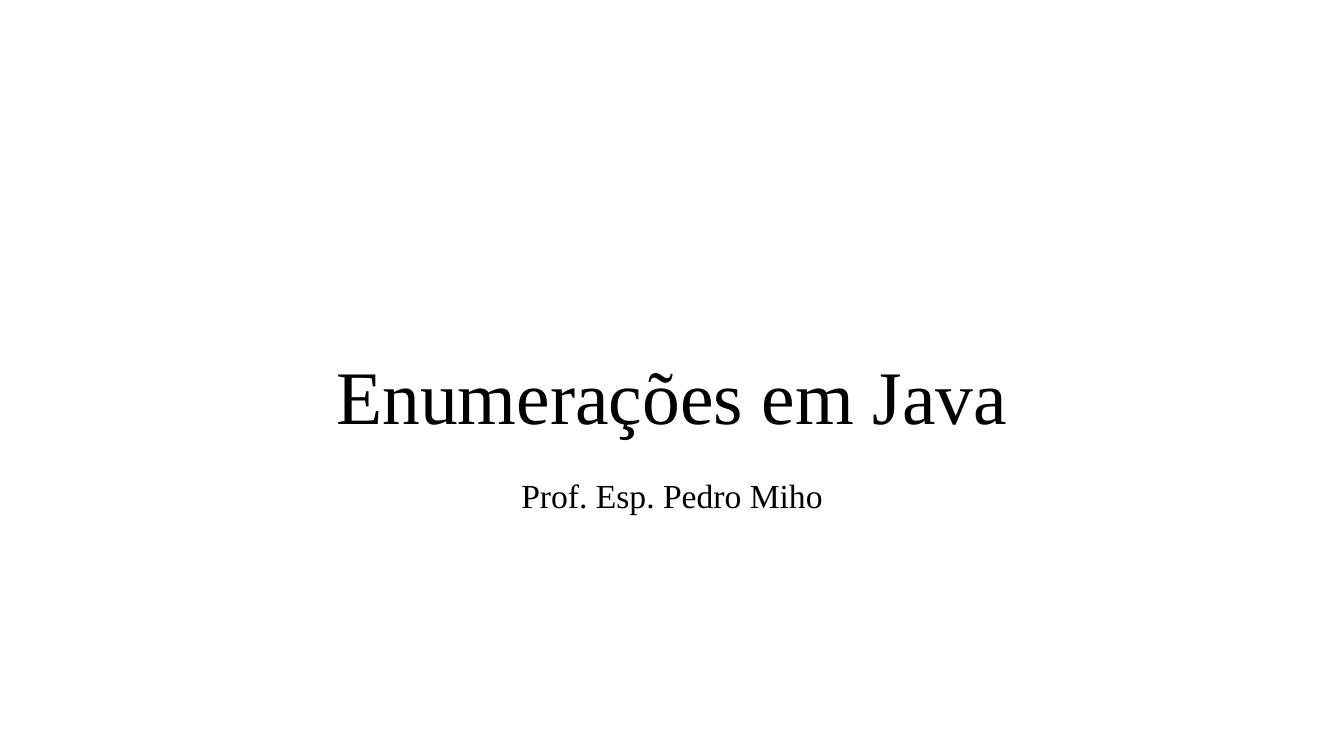
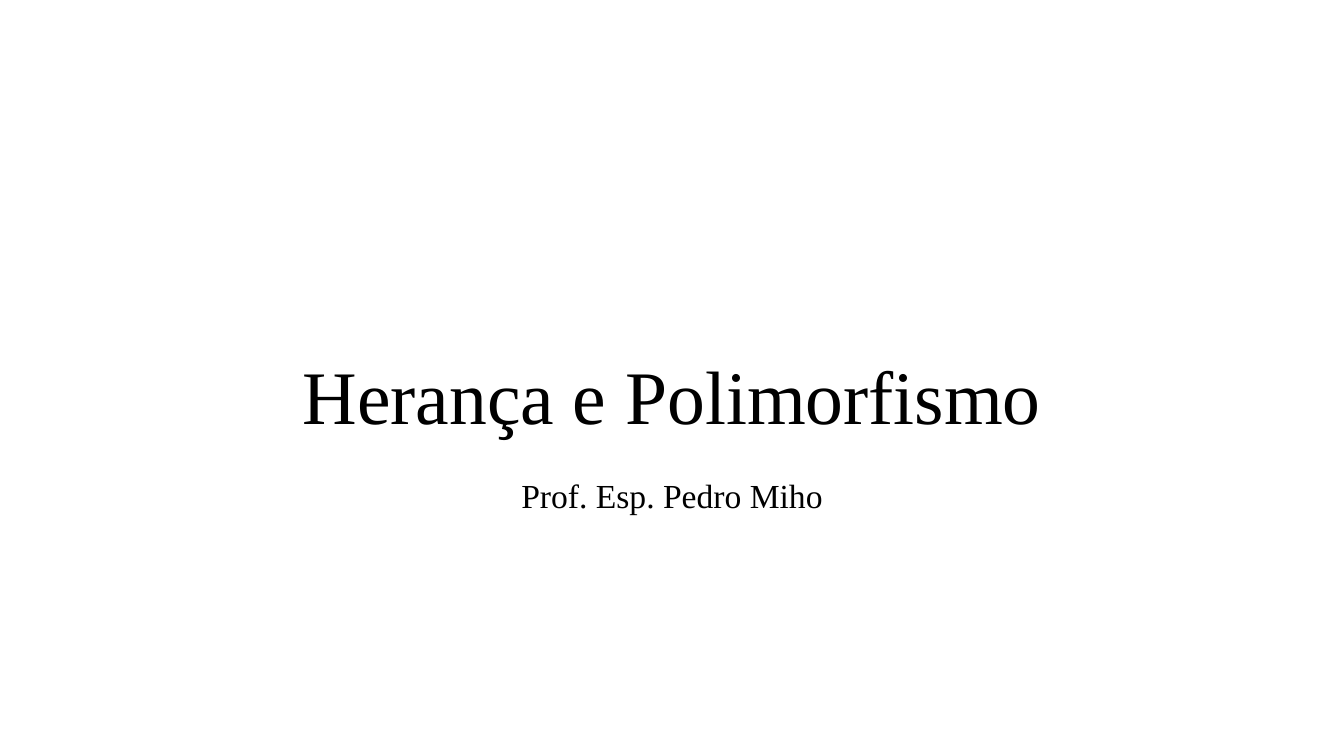
Before and after one commit to PedroMiho/UMC, a slide deck: slide 1 of Projetos de Software/Aula 11 - Herança e Porfimorfismo/Herança e Porlimosfismo.pptx. Drawn at 1344x756 pixels with LibreOffice and Linux fonts; fonts in the diff are those of the drawing; background and template pictures are left out. Boxes give left, top, right and bottom in pixels: in the first picture for what was removed or moved away, otherwise in the second. Text is boxed around its words. In the diff, an @@ line names an element or a change of style, - is before the commit and + after.

```diff
--- a/Projetos de Software/Aula 11 - Herança e Porfimorfismo/Herança e Porlimosfismo.pptx
+++ b/Projetos de Software/Aula 11 - Herança e Porfimorfismo/Herança e Porlimosfismo.pptx
@@ title at (302, 370, 1040, 439): text changed @@
-Enumerações em Java
+Herança e Polimorfismo
```
Also in this commit, not shown: 7 slides added, 12 slides removed, 24 other files.
